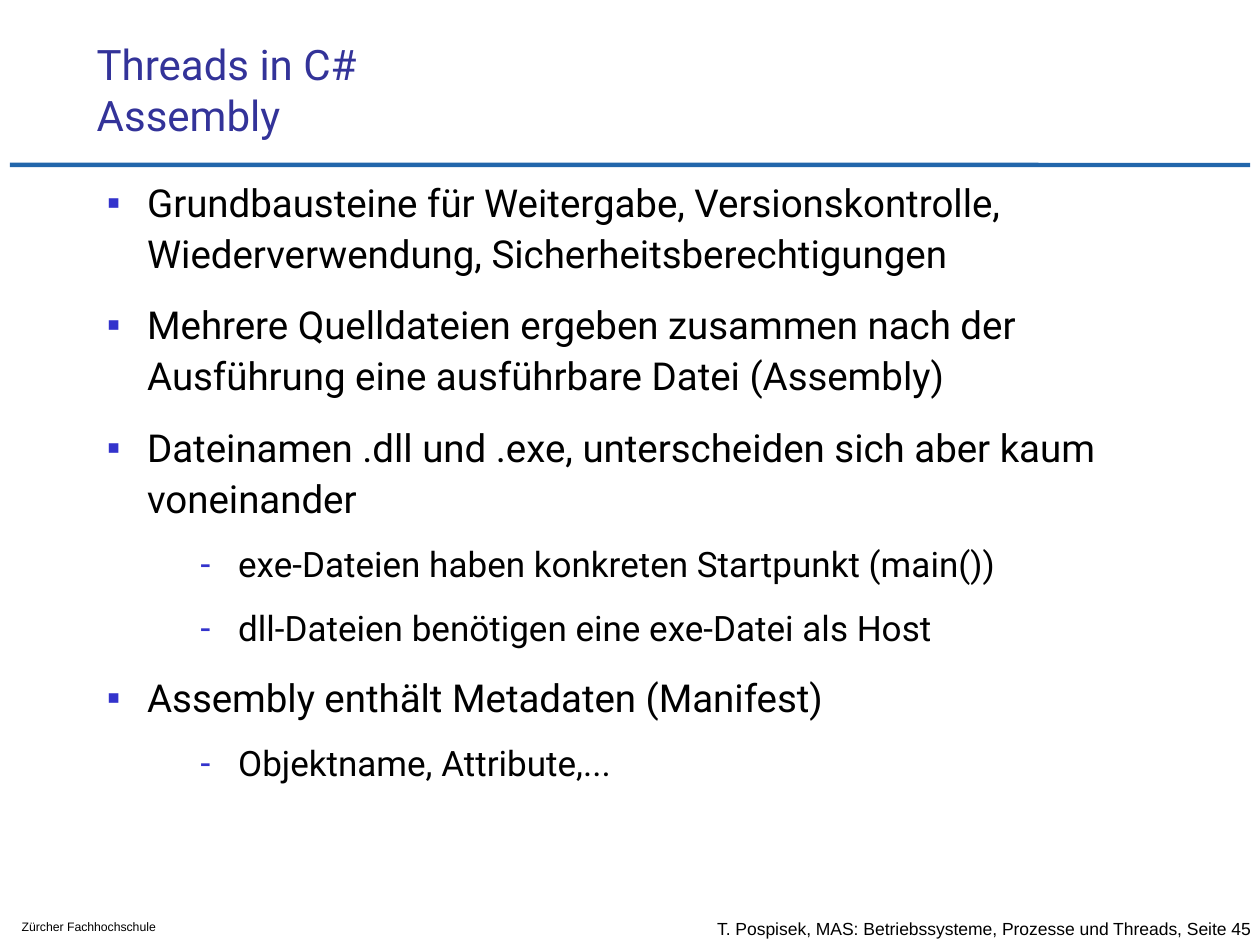
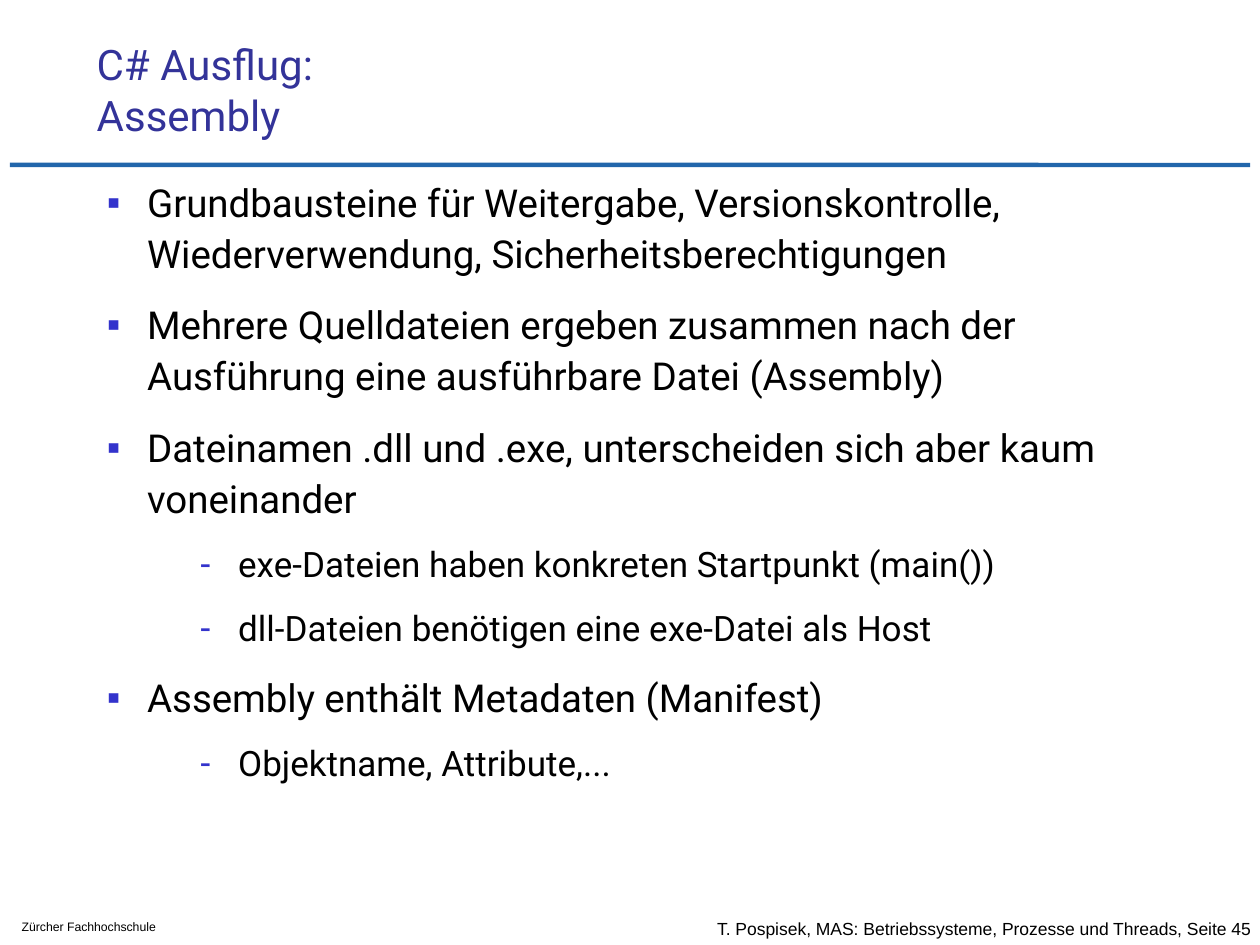
Before and after one commit to tpo/betriebssysteme, a slide deck: slide 45 of 05-2_Prozesse_und_Threads.odp. Drawn at 1260x945 pixels with LibreOffice and Linux fonts; fonts in the diff are those of the drawing; background and template pictures are left out. Boxes give left, top, right and bottom in pixels: in the first picture for what was removed or moved away, otherwise in the second. Text is boxed around its words. In the diff, an @@ line names an element or a change of style, - is before the commit and + after.

Commit message:
Threads in C# abgetrennt und nach optional/ verschoben
Der Grund ist, dass Threads in C# praktisch gleich funktionieren wie in
Java. Somit ist das ziemlich redundant. -> verschlanken

```diff
--- a/05-2_Prozesse_und_Threads.odp
+++ b/05-2_Prozesse_und_Threads.odp
@@ title at bbox=[97, 48, 313, 140]: text changed @@
-Threads in C#
-Assembly
+C# Ausflug:
+Assembly
```
Also in this commit, not shown: 2 other slides changed, 1 slide added, 4 slides removed, 3 other files.
